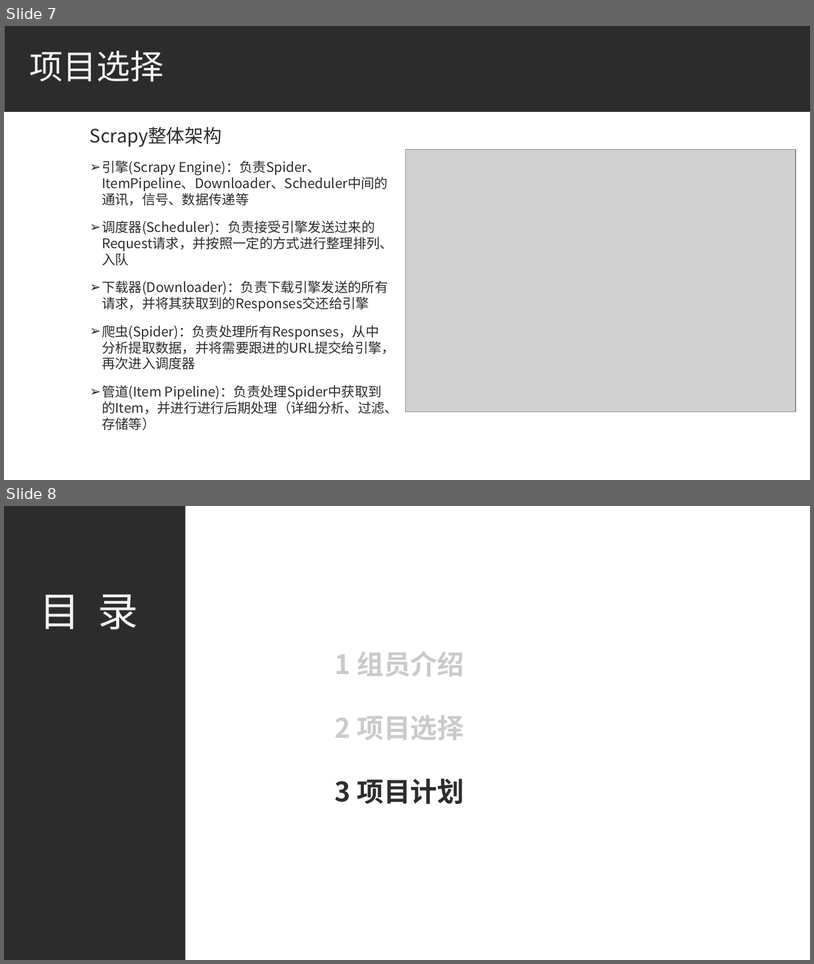
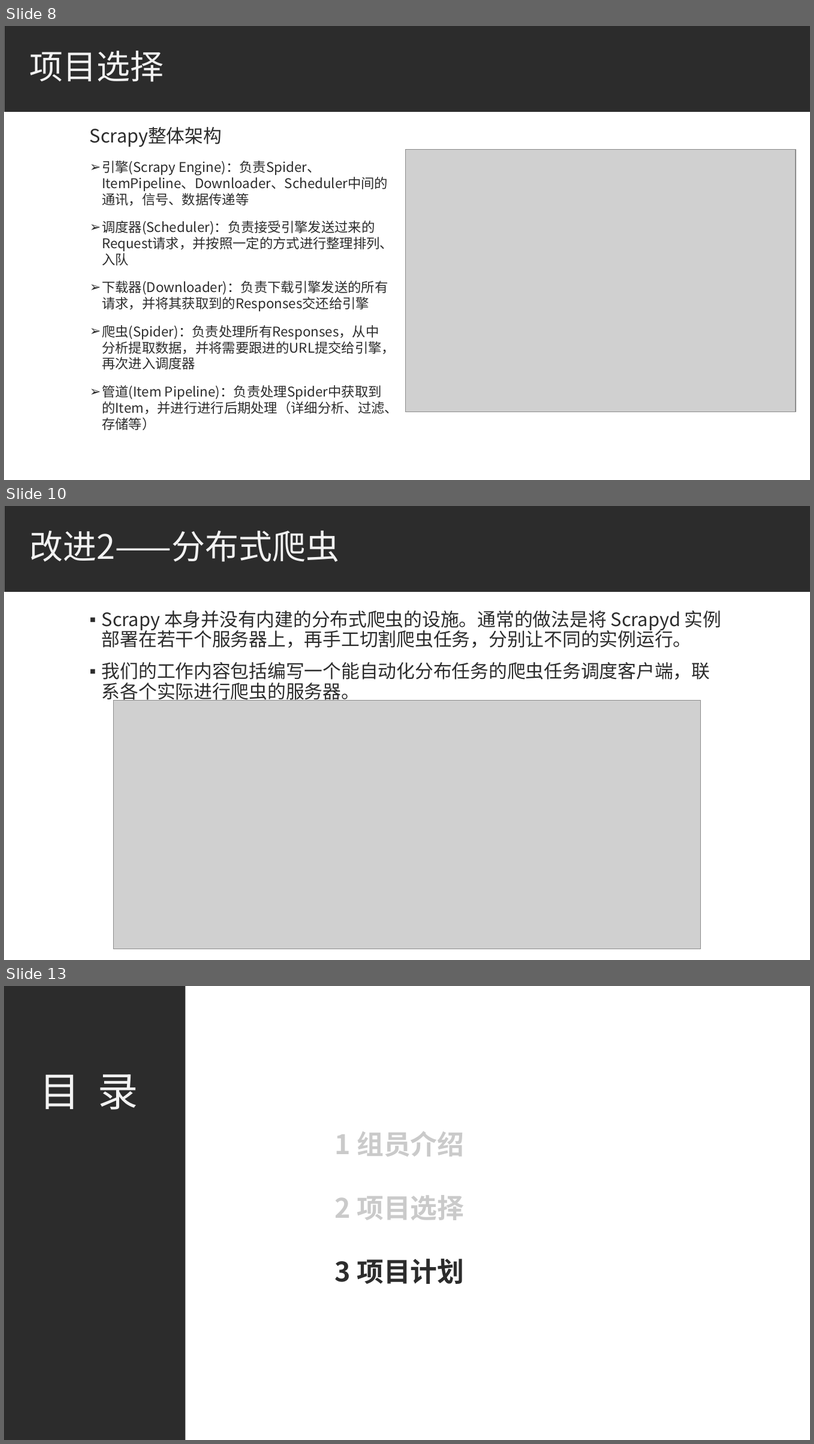
Before and after one commit to bhsei/20_H, a slide deck: 实验准备/汇报ppt.pptx. Shown one above the other, each under a label of ours: slides 7 and 8 before the commit, slides 8, 10 and 13 after it; the slides between them are not shown. The pictures are 814x964 and 814x1444 pixels, drawn with LibreOffice and Linux fonts; fonts in the diff are those of the drawing; grey boxes stand for pictures. Boxes give left, top, right and bottom in pixels: in the first picture for what was removed or moved away, otherwise in the second. Text is boxed around its words. In the diff, an @@ line names an element or a change of style, - is before the commit and + after.

```diff
--- a/实验准备/汇报ppt.pptx
+++ b/实验准备/汇报ppt.pptx
@@ slide 10 added at <box>4,506,810,960</box>, background #FFFFFF; not listed: 1 template element that a slide beside it also shows @@
@@ title added at <box>30,531,339,562</box>, 40 pt, text #F2F2F2 @@
+改进2——分布式爬虫
@@ text added at <box>102,610,722,703</box>, 22 pt, text #2C2C2C @@
+▪ Scrapy 本身并没有内建的分布式爬虫的设施。通常的做法是将 Scrapyd 实例部署在若干个服务器上，再手工切割爬虫任务，分别让不同的实例运行。
+▪ 我们的工作内容包括编写一个能自动化分布任务的爬虫任务调度客户端，联系各个实际进行爬虫的服务器。
@@ picture added at <box>113,700,701,949</box> @@
@@ what was slide 7 is now slide 8 @@
@@ what was slide 8 is now slide 13 @@
```
Also in this commit, not shown: 4 slides changed, 5 other slides added.
